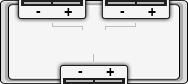
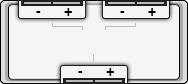
The second 188px x 84px image is a revision of the first. Changes to its layers:
added layer "Слой 5" above "Фигура 1 копия 3" over [0, 0, 188, 84]
